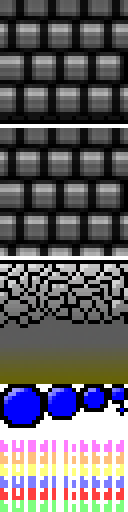
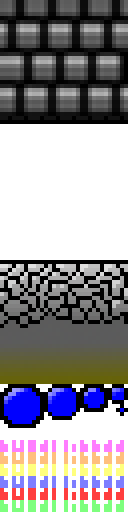
Two versions of the same layered image (128×512). Layer-by-layer changes:
painted on "Background" over [0, 128, 128, 256]
